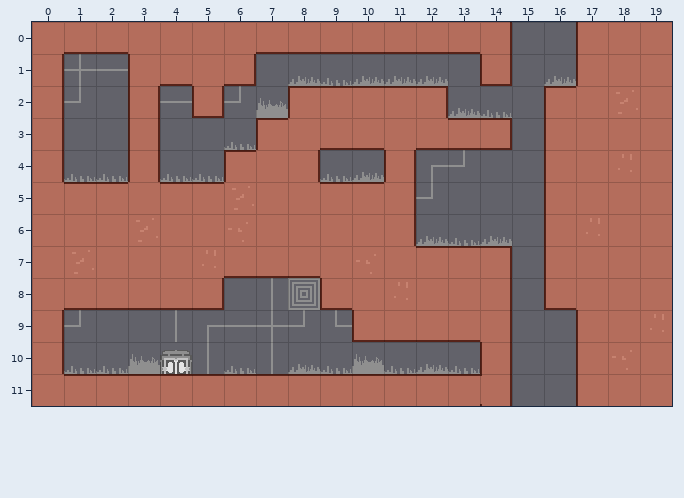
An edit to a level. Tiled map (JSON), app/maps/Map-6.json. Above, as it was before the edit.
Cells are 32x32 px. Shown: x 0..19, y 0..11.
New version:
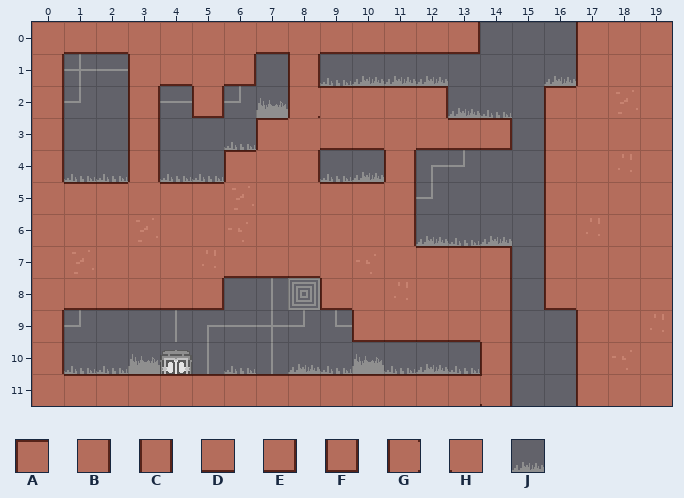
Key: from "sprite": A 5, B 17, C 18, D 26, E 27, F 28, G 48, H 69, J 160.
_ is an empty cell.
Tiles replaced or removed in this view: A, B, D, F, J.
The commit says: Fix the maps, now the player can't pass through the walls
Edits made:
Changed rows in their new state; . is an unchanged cell.
Layer "Tile Layer 1":
first column x 8:
 0 H....E_
 1 C....._
 2 G......
Changed places in both pictures, as pixel boxes (x1, y1, x2, y2):
changed: (288, 52, 320, 118)
changed: (478, 22, 512, 86)
